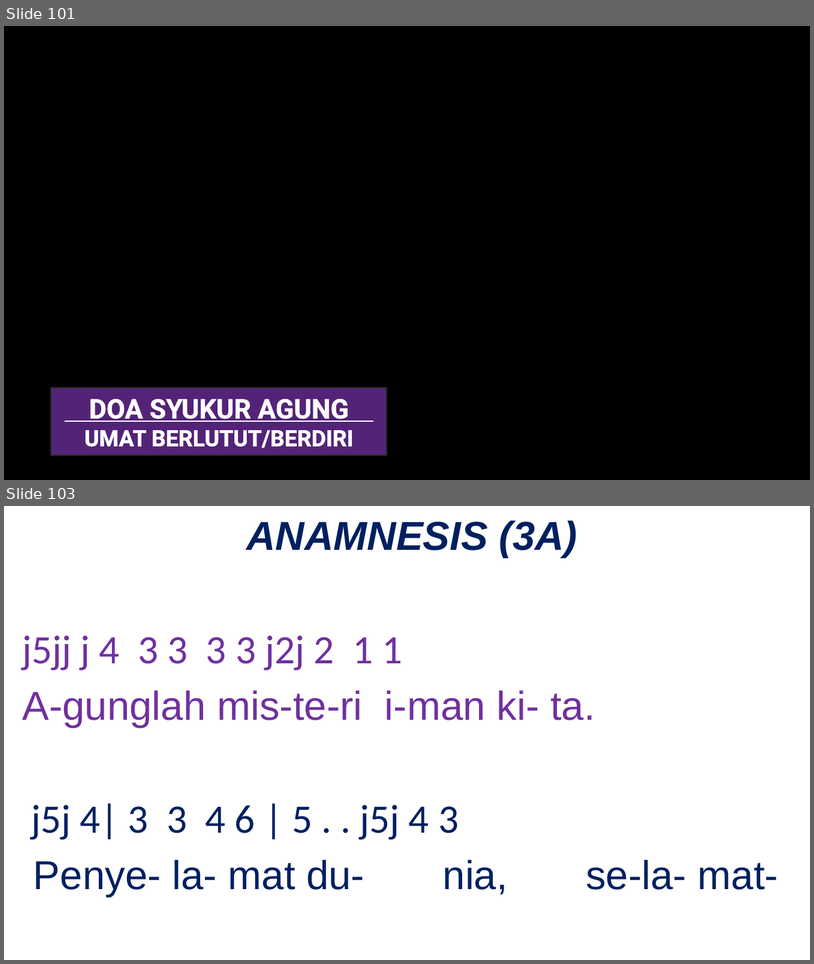
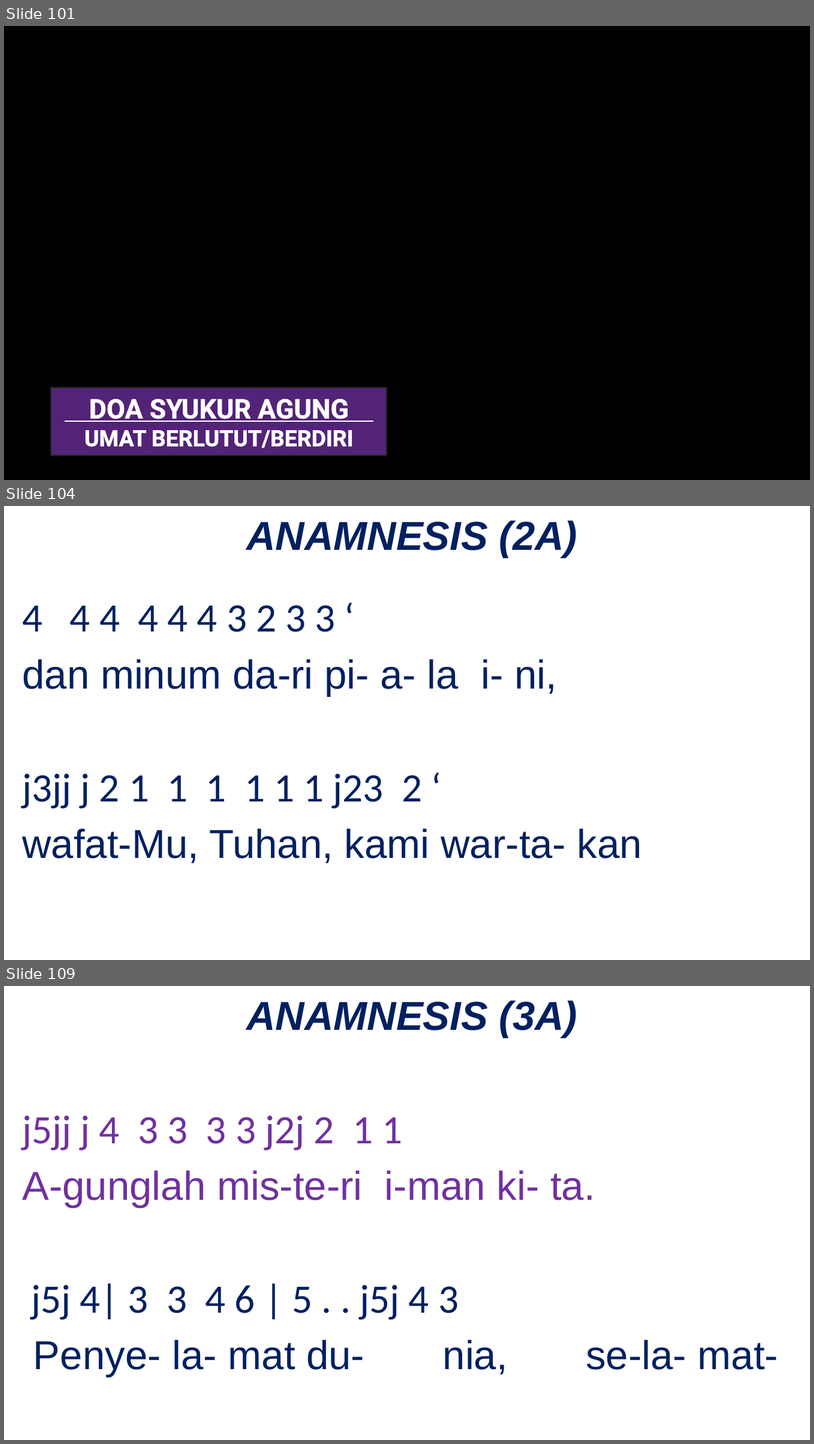
Before and after one commit to JasonEvan/Mikael-PPT-Maker, a slide deck: app/template/Template_PPT_OBS_Ungu.pptx. Shown one above the other, each under a label of ours: slides 101 and 103 before the commit, slides 101, 104 and 109 after it; the slides between them are not shown. The pictures are 814x964 and 814x1444 pixels, drawn with LibreOffice and Linux fonts; fonts in the diff are those of the drawing; background and template pictures are left out. Boxes give left, top, right and bottom in pixels: in the first picture for what was removed or moved away, otherwise in the second. Text is boxed around its words. In the diff, an @@ line names an element or a change of style, - is before the commit and + after.

Commit message:
feat: add anamnesis that dynamically chosen based on docx on OBS template

```diff
--- a/app/template/Template_PPT_OBS_Ungu.pptx
+++ b/app/template/Template_PPT_OBS_Ungu.pptx
@@ slide 104 added at (4,506,810,960), background picture (left out) @@
@@ text added at (246,520,578,558), 36 pt, text #002060, bold, italic @@
+ANAMNESIS (2A)
@@ text added at (22,605,642,863), 36 pt, text #002060 @@
+4 4 4 4 4 4 3 2 3 3 ‘
+dan minum da-ri pi- a- la i- ni,
+j3jj j 2 1 1 1 1 1 1 j23 2 ‘
+wafat-Mu, Tuhan, kami war-ta- kan
@@ what was slide 103 is now slide 109 @@
```
Also in this commit, not shown: 8 other slides added, 5 other files.
